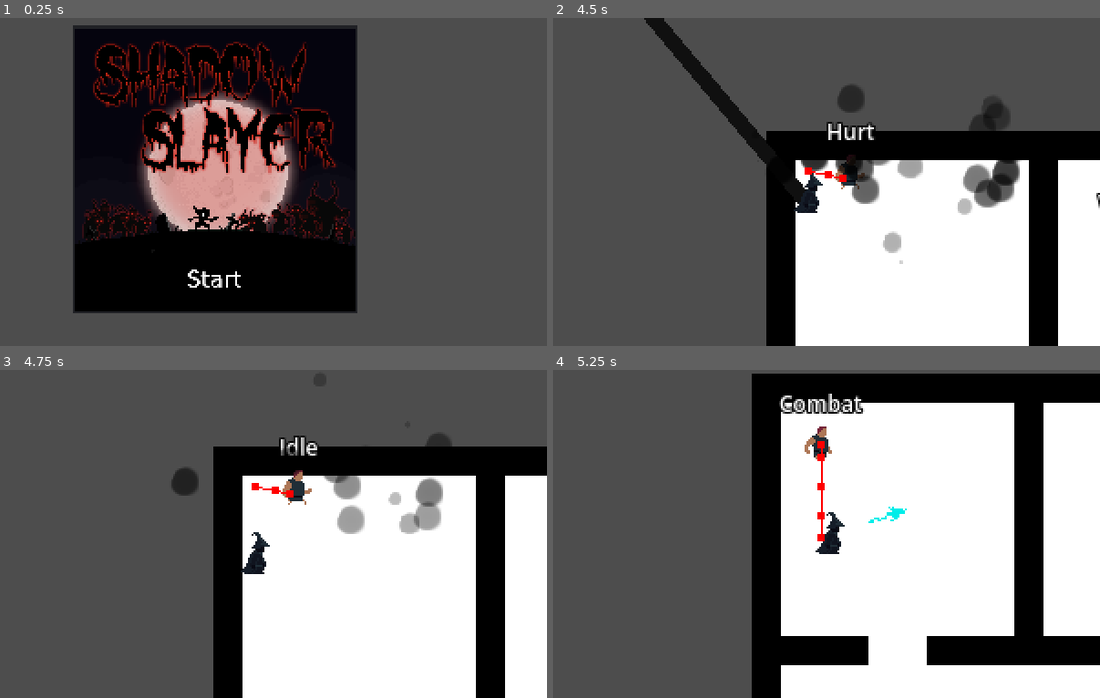
Above: before the commit, frames 1-4 (two rows, left to right).
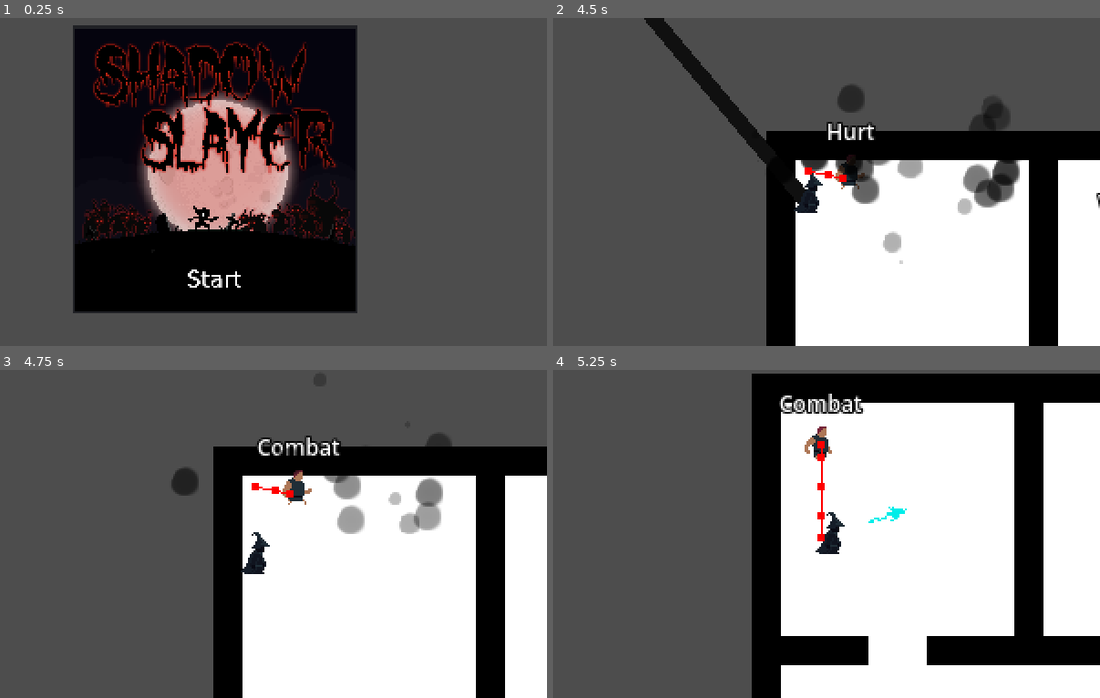
Above: after the commit, the same moments.

Repository: vyxul/Shadow-Eclipse
Game: Godot game, scene res://GameFiles/Scenes/Menu/StartScreen.tscn
Same seed, same stepped clock (60 frames per second), same inputs: the game is played once before the commit and once after it.
Inputs (mouse positions are in pixels of both pictures, inside the frame that each line leads up to):
- Up to frame 1 (0.25 s): no input
- Up to frame 2 (4.5 s): click (771, 277) at 0.5 s; move the mouse to (771, 198) at 1.27 s; hold W (up) 1.28-2.78 s; tap C (c) at 1.35, 2.3, 2.85, 3.8 s; tap R (r) at 1.55, 2.1, 3.05, 4.35 s; move the mouse to (1039, 254) at 2.02 s; move the mouse to (635, 132) at 2.77 s; hold A (left) 2.78-4.28 s; move the mouse to (837, 182) at 3.52 s; click (837, 182) at 3.6 s; move the mouse to (722, 100) at 4.27 s; hold S (down) from 4.28 s (still down)
- Up to frame 3 (4.75 s): keep holding S (down)
- Up to frame 4 (5.25 s): move the mouse to (935, 517) at 5.02 s; release S (down) at 5.03 s; hold D (right) from 5.03 s (still down); right-click (935, 517) at 5.1 s

Frames 1-2 are identical in both runs. In frame 3, 0.5% of the frame differs, in the area x 47-63%, y 20-27%; in frame 4, nothing differs.

Commit message:
Allowed player to command followers in combat state

Diff:
--- a/GameFiles/Scenes/States/state_combat.gd
+++ b/GameFiles/Scenes/States/state_combat.gd
@@ -15,6 +15,7 @@
 
 var in_combat: bool = false
 var is_attacking: bool = false
+var is_follower: bool
 
 
 func setup():
@@ -33,6 +34,9 @@
 	this_npc_attack_component.attack_finished.connect(on_attack_finished)
 	this_navigation_timer.timeout.connect(on_navigation_timer_timeout)
 	get_parent().get_search_radius().not_tracking_enemy.connect(on_not_tracking_enemy)
+	GameData.follow_player.connect(on_follow_player)
+	GameData.follow_target_set.connect(on_follow_target_set)
+	GameData.attack_target_command.connect(on_attack_target_command)
 
 	focus_target = this_search_radius.get_closest_tracked_enemy() as CharacterBody2D
 
@@ -43,6 +47,7 @@
 
 	in_combat = true
 	this_navigation_timer.start()
+	is_follower = get_parent().is_follower
 
 
 func exit():
@@ -94,21 +99,45 @@
 func on_not_tracking_enemy():
 	var previous_state = get_parent().previous_state
 	var last_follower_state = get_parent().last_follower_state
+	var is_follower = get_parent().is_follower
 
-	if last_follower_state is state_follow_player:
-		transitioned.emit(self, "state_follow_player")
+	if is_follower:
+		if last_follower_state is state_follow_player:
+			transitioned.emit(self, "state_follow_player")
+			return
+
+		if last_follower_state is state_follow_target:
+			transitioned.emit(self, "state_follow_target")
+			return
+
+		if last_follower_state is state_defend_target:
+			transitioned.emit(self, "state_defend_target")
+			return
+
+		if last_follower_state is state_attack_target:
+			transitioned.emit(self, "state_follow_player")
+			return
+
+	else:
+		transitioned.emit(self, "state_idle")
+
+
+func on_follow_player():
+	if !is_follower:
 		return
 
-	if last_follower_state is state_follow_target:
-		transitioned.emit(self, "state_follow_target")
+	transitioned.emit(self, "state_follow_player")
+
+
+func on_follow_target_set():
+	if !is_follower:
 		return
 
-	if last_follower_state is state_defend_target:
-		transitioned.emit(self, "state_defend_target")
+	transitioned.emit(self, "state_follow_target")
+
+
+func on_attack_target_command():
+	if !is_follower:
 		return
 
-	if last_follower_state is state_attack_target:
-		transitioned.emit(self, "state_follow_player")
-		return
-
-	transitioned.emit(self, "state_idle")
+	transitioned.emit(self, "state_attack_target")
--- a/GameFiles/Scenes/States/state_hurt.gd
+++ b/GameFiles/Scenes/States/state_hurt.gd
@@ -30,20 +30,26 @@
 	if timer <= 0:
 		hurtbox_component.collision_layer = 2
 
+		var previous_state = get_parent().previous_state
 		var last_follower_state = get_parent().last_follower_state
+		var is_follower = get_parent().is_follower
 
-		# need to change to be enum check instead of string check later
+	# need to change to be enum check instead of string check later
+		if previous_state is state_combat:
+			transitioned.emit(self, "state_combat")
+			return
 
-		if last_follower_state is state_follow_player:
+		if is_follower:
+			if last_follower_state is state_follow_target:
+				transitioned.emit(self, "state_follow_target")
+				return
+
+			if last_follower_state is state_attack_target:
+				transitioned.emit(self, "state_attack_target")
+				return
+
 			transitioned.emit(self, "state_follow_player")
 			return
 
-		if last_follower_state is state_follow_target:
-			transitioned.emit(self, "state_follow_target")
-			return
-
-		if last_follower_state is state_attack_target:
-			transitioned.emit(self, "state_attack_target")
-			return
-
-		transitioned.emit(self, "state_idle")
+		else:
+			transitioned.emit(self, "state_idle")
--- a/GameFiles/Scenes/States/state_machine.gd
+++ b/GameFiles/Scenes/States/state_machine.gd
@@ -40,6 +40,7 @@
 var current_state: State
 var previous_state: State
 var last_follower_state: State = null
+var is_follower: bool = false
 var states: Dictionary = {}
 
 #region Getter Functions
@@ -161,3 +162,4 @@
 	var new_state = states.get("state_follow_player")
 	new_state.enter()
 	current_state = new_state
+	is_follower = true
